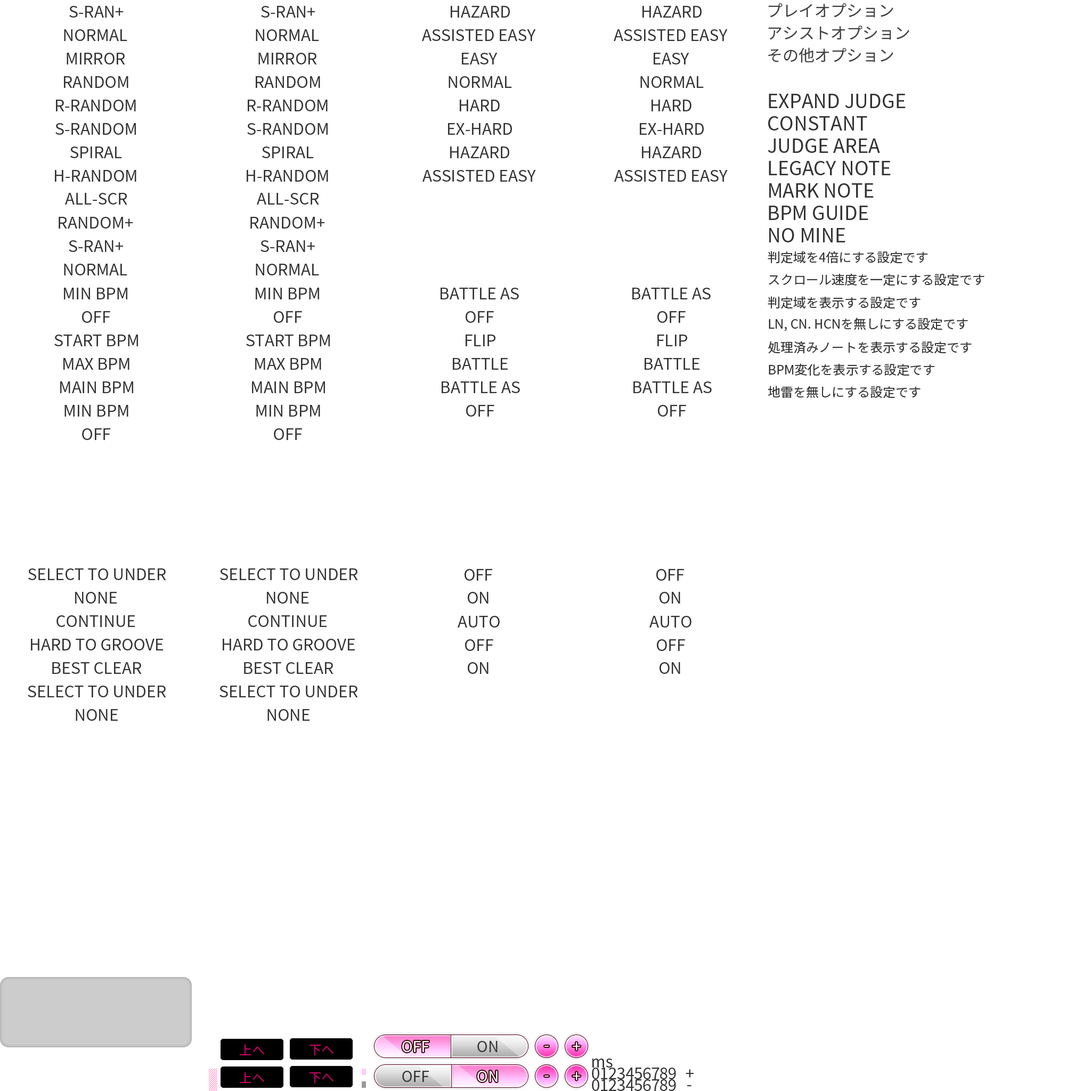
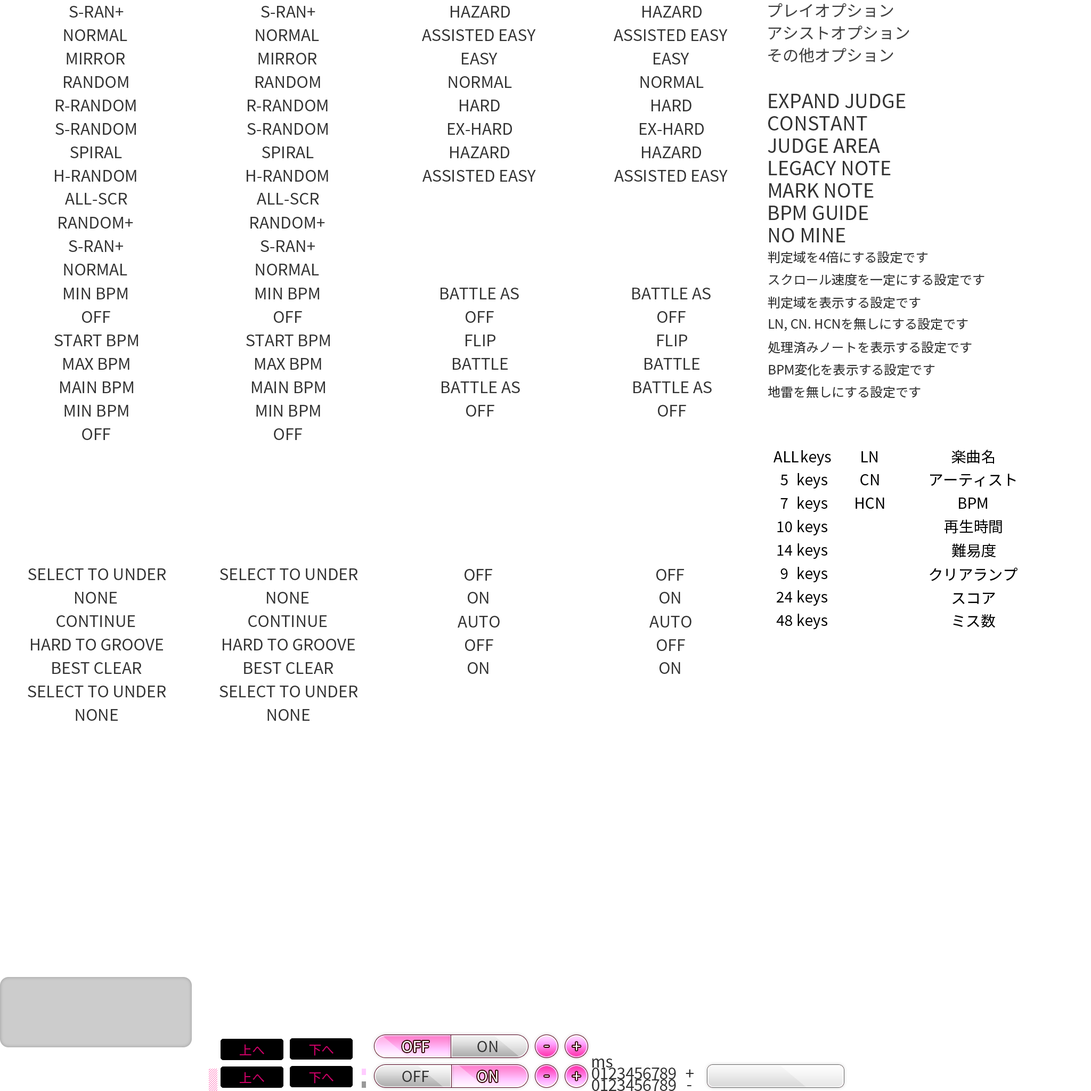
Comparing the layer stacks of the two 1091x1091 images. Changes:
added group "upper option" with 40 layers above "基準用 のコピー 3" over [704, 449, 1018, 1091]
added group "LN" (1st of 2, in "upper option") with 3 layers in group "upper option" over [855, 451, 885, 509]
added group "keys" (1st of 9, in "upper option") with 23 layers in group "upper option" over [773, 450, 832, 630]
added group "9" (3rd of 4, in "upper option" › "keys") with 2 layers in group "keys" over [780, 567, 828, 583]
added group "14" (1st of 2, in "upper option" › "keys") with 2 layers in group "keys" over [777, 543, 828, 560]
added layer "keys" (3rd of 9, in "upper option" › "keys" › "14") in group "14" over [797, 543, 828, 560]
added group "10" (1st of 2, in "upper option" › "keys") with 2 layers in group "keys" over [777, 520, 828, 536]
added group "7" (3rd of 4, in "upper option" › "keys") with 2 layers in group "keys" over [780, 496, 828, 513]
added group "5" (3rd of 4, in "upper option" › "keys") with 2 layers in group "keys" over [780, 473, 828, 489]
added group "48" (1st of 2, in "upper option" › "keys") with 2 layers in group "keys" over [776, 613, 828, 630]
added group "24" (1st of 2, in "upper option" › "keys") with 2 layers in group "keys" over [777, 590, 828, 606]
added group "sort" with 4 layers in group "upper option" over [930, 449, 1017, 535]
added layer "再生時間" in group "sort" over [944, 519, 1003, 535]
added layer "アーティスト" in group "sort" over [930, 473, 1017, 488]
added layer "楽曲名" in group "sort" over [951, 449, 995, 465]
added layer "難易度" in group "upper option" over [952, 543, 997, 559]
added layer "クリアランプ" in group "upper option" over [930, 567, 1018, 582]
added layer "ミス数" in group "upper option" over [953, 614, 996, 628]
added layer "スコア" in group "upper option" over [952, 592, 996, 605]
added layer "upper button bg" in group "upper option" over [704, 1062, 848, 1091]
…and 19 more changes (19 added)
